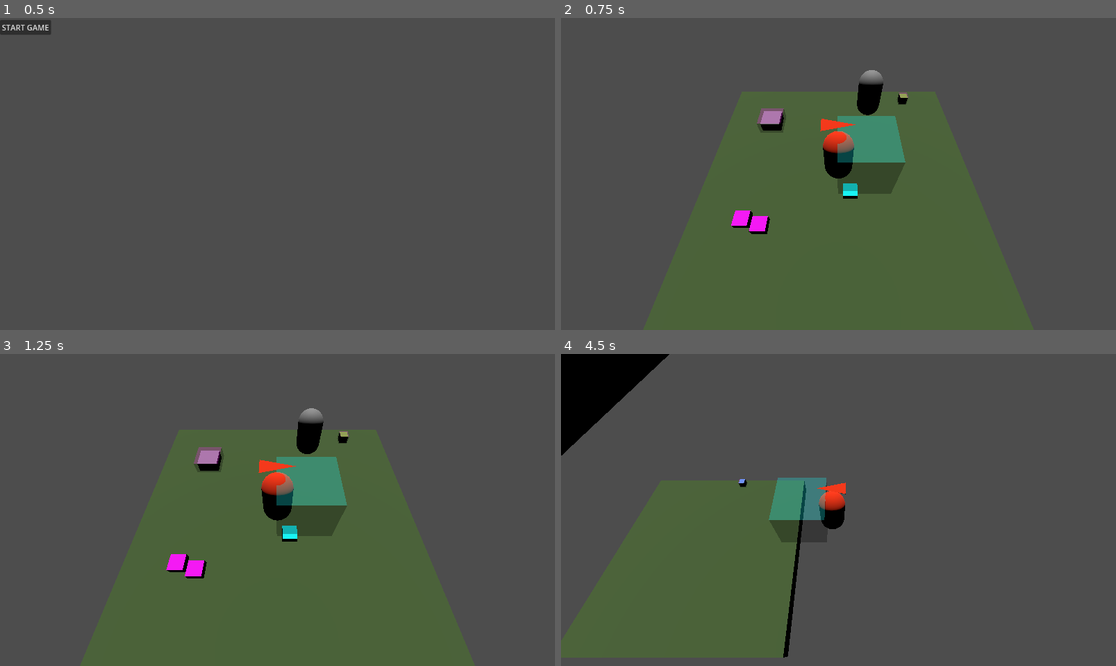
Above: before the commit, frames 1-4 (two rows, left to right).
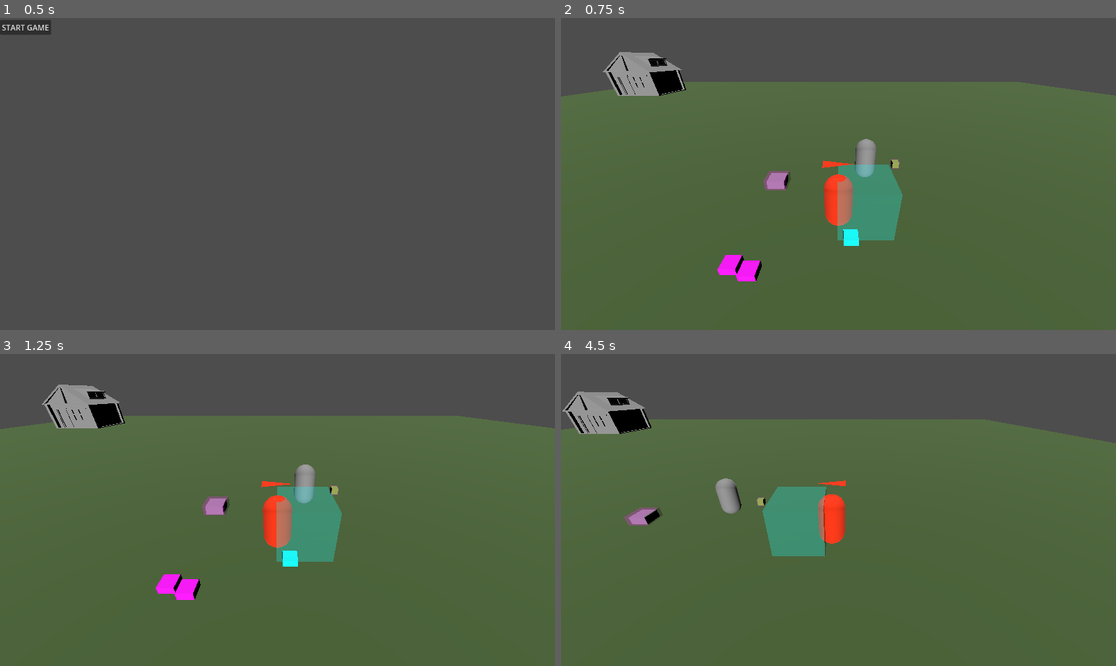
Above: after the commit, the same moments.

Repository: BreadBurn/ClickNClawGameJam
Game: Godot game, scene res://scenes/main_menu.tscn
The game is run twice, just before and just after one commit, with the same random seed, the same clock (stepped at 60 frames per second) and the same inputs.
Inputs (mouse positions are in pixels of both pictures, inside the frame that each line leads up to):
- Up to frame 1 (0.5 s): no input
- Up to frame 2 (0.75 s): click "START GAME" at 0.5 s
- Up to frame 3 (1.25 s): no input
- Up to frame 4 (4.5 s): move the mouse to (960, 494) at 1.27 s; press the mouse at (960, 494) at 1.28 s; hold D (IN_M_RIGHT) 1.28-2.03 s; tap Space (IN_JUMP) at 1.52, 2.27, 3.77 s; move the mouse to (727, 525) at 2.02 s; release the mouse at (727, 525) at 2.03 s; hold S (IN_M_DOWN) 2.03-2.78 s; click (727, 525) at 2.1 s; move the mouse to (894, 441) at 2.77 s; press the mouse at (894, 441) at 2.78 s; hold D (IN_M_RIGHT) 2.78-3.53 s; move the mouse to (810, 572) at 3.52 s; release the mouse at (810, 572) at 3.53 s; hold W (IN_M_UP) 3.53-4.28 s; click (810, 572) at 3.6 s; move the mouse to (1005, 556) at 4.27 s; press the mouse at (1005, 556) at 4.28 s; hold A (IN_M_LEFT) from 4.28 s (still down)

Frame 1 is identical in both runs. In frame 2, 29% of the frame differs, in the area x 0-100%, y 10-85%; in frame 3, 29%; in frame 4, 33%, in the area x 0-100%, y 0-98%.

Commit message:
added level for testing

Diff:
--- a/gdscripts/scene_scripts/main_menu.gd
+++ b/gdscripts/scene_scripts/main_menu.gd
@@ -1,4 +1,6 @@
 extends Control
 
 func _on_start_pressed() -> void:
-	get_tree().change_scene_to_file("res://scenes/game_main.tscn")
+	# get_tree().change_scene_to_file("res://scenes/game_main.tscn")
+	# going to the level scene now!
+	get_tree().change_scene_to_file("res://scenes/level.tscn")
--- /dev/null
+++ b/scenes/level.tscn
@@ -0,0 +1,108 @@
+[gd_scene format=3 uid="uid://dwb0oxw5ndan3"]
+
+[ext_resource type="PackedScene" uid="uid://k0olv4vextkv" path="res://scenes/dialogue.tscn" id="1_8c41q"]
+[ext_resource type="Script" uid="uid://igd46ey8i10w" path="res://gdscripts/scene_scripts/camera_3d.gd" id="2_olg7q"]
+[ext_resource type="PackedScene" uid="uid://cii23b3yvwyys" path="res://scenes/player.tscn" id="3_t1rx8"]
+[ext_resource type="PackedScene" uid="uid://dof3ogmfxuoh7" path="res://scenes/pause_menu.tscn" id="4_8iemx"]
+[ext_resource type="PackedScene" uid="uid://dnwbtjsmreoue" path="res://scenes/player_sleep.tscn" id="5_64w2a"]
+[ext_resource type="PackedScene" uid="uid://cqfwd3oawqdme" path="res://scenes/base_flora.tscn" id="6_fpun6"]
+[ext_resource type="PackedScene" uid="uid://dly7hhg7b6tf0" path="res://scenes/enter_house.tscn" id="7_wc255"]
+[ext_resource type="PackedScene" uid="uid://bx7l02ipro8bt" path="res://scenes/exit_house.tscn" id="8_arp2o"]
+[ext_resource type="PackedScene" uid="uid://di7rixm3ybd6u" path="res://scenes/npc.tscn" id="9_ux5qa"]
+[ext_resource type="ArrayMesh" uid="uid://c3angfd3b0taw" path="res://scenes/house.obj" id="10_olg7q"]
+
+[sub_resource type="PhysicsMaterial" id="PhysicsMaterial_82cfe"]
+
+[sub_resource type="BoxShape3D" id="BoxShape3D_gunhw"]
+size = Vector3(10, 1, 10)
+
+[sub_resource type="BoxMesh" id="BoxMesh_8c41q"]
+size = Vector3(88, 1, 100)
+
+[sub_resource type="StandardMaterial3D" id="StandardMaterial3D_h6wmr"]
+vertex_color_use_as_albedo = true
+vertex_color_is_srgb = true
+albedo_color = Color(0.28627452, 0.3882353, 0.20784314, 1)
+
+[sub_resource type="ConcavePolygonShape3D" id="ConcavePolygonShape3D_8c41q"]
+data = PackedVector3Array(-44, 0.5, 50, 44, 0.5, 50, -44, -0.5, 50, 44, 0.5, 50, 44, -0.5, 50, -44, -0.5, 50, 44, 0.5, -50, -44, 0.5, -50, 44, -0.5, -50, -44, 0.5, -50, -44, -0.5, -50, 44, -0.5, -50, 44, 0.5, 50, 44, 0.5, -50, 44, -0.5, 50, 44, 0.5, -50, 44, -0.5, -50, 44, -0.5, 50, -44, 0.5, -50, -44, 0.5, 50, -44, -0.5, -50, -44, 0.5, 50, -44, -0.5, 50, -44, -0.5, -50, 44, 0.5, 50, -44, 0.5, 50, 44, 0.5, -50, -44, 0.5, 50, -44, 0.5, -50, 44, 0.5, -50, -44, -0.5, 50, 44, -0.5, 50, -44, -0.5, -50, 44, -0.5, 50, 44, -0.5, -50, -44, -0.5, -50)
+
+[sub_resource type="BoxMesh" id="BoxMesh_8gofh"]
+
+[node name="Node3D" type="Node3D" unique_id=252116335]
+
+[node name="Dialogue" parent="." unique_id=1050487385 instance=ExtResource("1_8c41q")]
+
+[node name="StaticBody3D" type="StaticBody3D" parent="." unique_id=851479422]
+transform = Transform3D(1, 0, 0, 0, 1, 0, 0, 0, 1, 0, -0.49486923, -1.5258789e-05)
+physics_material_override = SubResource("PhysicsMaterial_82cfe")
+
+[node name="CollisionShape3D2" type="CollisionShape3D" parent="StaticBody3D" unique_id=422253674]
+transform = Transform3D(1, 0, 0, 0, 1, 0, 0, 0, 1, 0, -10.569225, 0)
+shape = SubResource("BoxShape3D_gunhw")
+
+[node name="Ground" type="MeshInstance3D" parent="StaticBody3D" unique_id=1068541314]
+transform = Transform3D(1, 0, 0, 0, 1, 0, 0, 0, 1, 0.5, 0, 0.5)
+mesh = SubResource("BoxMesh_8c41q")
+surface_material_override/0 = SubResource("StandardMaterial3D_h6wmr")
+
+[node name="CollisionShape3D" type="CollisionShape3D" parent="StaticBody3D" unique_id=1854649392]
+transform = Transform3D(1, 0, 0, 0, 1, 0, 0, 0, 1, 0.5, 0, 0.5)
+shape = SubResource("ConcavePolygonShape3D_8c41q")
+
+[node name="Ground2" type="MeshInstance3D" parent="StaticBody3D" unique_id=726045617]
+transform = Transform3D(10, 0, 0, 0, 1, 0, 0, 0, 10, 0, -10.575672, 0)
+mesh = SubResource("BoxMesh_8gofh")
+surface_material_override/0 = SubResource("StandardMaterial3D_h6wmr")
+
+[node name="Camera3D" type="Camera3D" parent="." unique_id=201041030 node_paths=PackedStringArray("target")]
+transform = Transform3D(1, 0, 0, 0, 0.8660254, 0.5, 0, -0.5, 0.8660254, 0, 6.645053, 5.108061)
+doppler_tracking = 2
+current = true
+script = ExtResource("2_olg7q")
+target = NodePath("../Player2")
+height_above_target = 5.0
+back_offset = 6.0
+
+[node name="Player2" parent="." unique_id=1604628969 instance=ExtResource("3_t1rx8")]
+transform = Transform3D(1, 0, 0, 0, 1, 0, 0, 0, 1, 0, 0.047020614, 0)
+
+[node name="DirectionalLight3D" type="DirectionalLight3D" parent="." unique_id=1214405285]
+transform = Transform3D(1, 0, 0, 0, -0.44396278, 0.89604527, 0, -0.89604527, -0.44396278, 0, 9.480016, -4.994448)
+
+[node name="PauseMenu" parent="." unique_id=2083233339 instance=ExtResource("4_8iemx")]
+
+[node name="PlayerSleep" parent="." unique_id=1172711439 instance=ExtResource("5_64w2a")]
+transform = Transform3D(1, 0, 0, 0, 1, 0, 0, 0, 1, -2.9402182, 0.005130768, -2.6092248)
+
+[node name="FloraContainer" type="Node3D" parent="." unique_id=1628521364]
+
+[node name="BaseFlora3" parent="FloraContainer" unique_id=930418277 instance=ExtResource("6_fpun6")]
+transform = Transform3D(1, 0, 0, 0, 1, 0, 0, 0, 1, -3.1539185, 0, 1.9197931)
+type2_summon_threshold = 3
+
+[node name="BaseFlora2" parent="FloraContainer" unique_id=1838416354 instance=ExtResource("6_fpun6")]
+transform = Transform3D(1, 0, 0, 0, 1, 0, 0, 0, 1, -2.5430317, 0, 2.1124861)
+
+[node name="BaseFlora" parent="FloraContainer" unique_id=1434653276 instance=ExtResource("6_fpun6")]
+transform = Transform3D(1, 0, 0, 0, 1, 0, 0, 0, 1, 0.41734886, 0, 0.8723366)
+current_type = 1
+
+[node name="EnterHouse" parent="." unique_id=606512115 node_paths=PackedStringArray("interior_spawn") instance=ExtResource("7_wc255")]
+transform = Transform3D(1, 0, 0, 0, 1, 0, 0, 0, 1, 2.9375322, 0.57423115, -3.6714969)
+interior_spawn = NodePath("../ExitHouse")
+
+[node name="ExitHouse" parent="." unique_id=887263288 node_paths=PackedStringArray("exterior_spawn") instance=ExtResource("8_arp2o")]
+transform = Transform3D(1, 0, 0, 0, 1, 0, 0, 0, 1, 1.2968359, -9.705484, -4.0545006)
+exterior_spawn = NodePath("../EnterHouse")
+
+[node name="Npc" parent="." unique_id=1463559982 instance=ExtResource("9_ux5qa")]
+transform = Transform3D(1, 0, 0, 0, 1, 0, 0, 0, 1, 1.3407863, 0.005130291, -3.4123616)
+
+[node name="World" type="Node" parent="." unique_id=2004693978]
+
+[node name="House" type="MeshInstance3D" parent="." unique_id=1192114569]
+transform = Transform3D(-4.371139e-08, 0, 1, 0, 1, 0, -1, 0, -4.371139e-08, -32, 0, -32)
+mesh = ExtResource("10_olg7q")
+
+[node name="DirectionalLight3D2" type="DirectionalLight3D" parent="." unique_id=1770097325]
Not shown, added: scenes/house.obj
Not shown, added: scenes/house.obj.import
